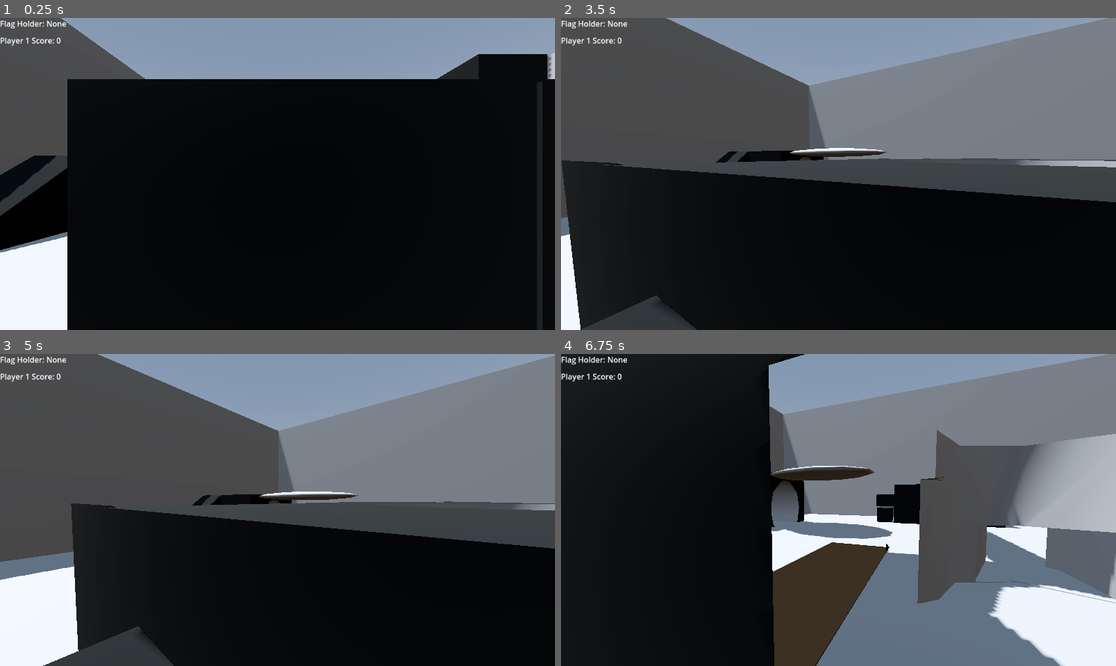
Above: before the commit, frames 1-4 (two rows, left to right).
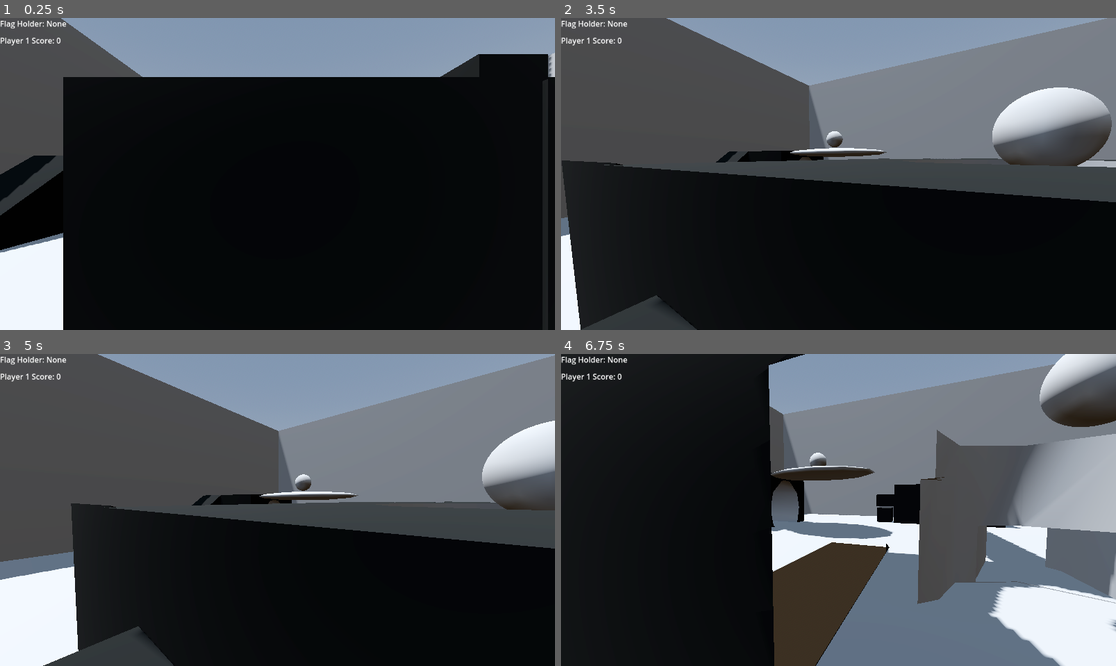
Above: after the commit, the same moments.

Repository: cullendales/banner-bash
Game: Godot game, scene res://scenes/map.tscn
Same seed, same stepped clock (60 frames per second), same inputs: the game is played once before the commit and once after it.
Inputs (mouse positions are in pixels of both pictures, inside the frame that each line leads up to):
- Up to frame 1 (0.25 s): no input
- Up to frame 2 (3.5 s): move the mouse to (960, 158) at 0.52 s; hold D (move_right) 0.53-1.28 s; tap C (crouch) at 0.6, 2.85 s; click (960, 158) at 0.67 s; tap Space (jump) at 0.77, 1.52, 2.75, 3.02 s; move the mouse to (810, 174) at 1.27 s; hold W (move_forward) from 1.28 s (still down); tap F (freefly) at 1.35 s; tap Enter at 2 s; move the mouse to (849, 167) at 2.02 s; tap Shift (sprint) at 2.1 s; move the mouse to (832, 180) at 2.77 s; click (832, 180) at 2.92 s
- Up to frame 3 (5 s): keep holding W (move_forward); move the mouse to (316, 513) at 3.52 s; tap F (freefly) at 3.6 s; tap Space (jump) at 3.77, 4.52 s; tap Enter at 4.25 s; move the mouse to (233, 506) at 4.27 s; tap Shift (sprint) at 4.35 s
- Up to frame 4 (6.75 s): move the mouse to (844, 510) at 5.02 s; tap C (crouch) at 5.1 s; click (844, 510) at 5.17 s; move the mouse to (816, 503) at 5.77 s; release W (move_forward) at 5.78 s; hold D (move_right) 5.78-6.53 s; tap F (freefly) at 5.85 s; tap Space (jump) at 6.02, 6.5 s; move the mouse to (866, 510) at 6.52 s; hold W (move_forward) from 6.53 s (still down); tap Shift (sprint) at 6.6 s

The runs differ from the first frame. In frame 1, 1.0% of the frame differs, in the area x 0-100%, y 11-100%; in frame 2, 4.2%, in the area x 47-100%, y 22-48%; in frame 3, 2.9%; in frame 4, 2.8%.

Commit message:
add .tmp to gitignore and added powerups to map

Diff:
--- a/scenes/map.tscn
+++ b/scenes/map.tscn
@@ -258,13 +258,13 @@
 transform = Transform3D(1, 0, 0, 0, 1, 0, 0, 0, 1, -0.1, 0, 0)
 
 [node name="Player 1" parent="Game" instance=ExtResource("2_gldc4")]
-transform = Transform3D(1, 0, 0, 0, 1, 0, 0, 0, 1, 4, -1.3, 3.84272)
+transform = Transform3D(1, 0, 0, 0, 1, 0, 0, 0, 1, 4, -1.3, 3.82549)
 
 [node name="HUD" parent="." instance=ExtResource("3_gldc4")]
 
 [node name="Powerup3" parent="." instance=ExtResource("4_0cso3")]
-transform = Transform3D(1, 0, 0, 0, 1, 0, 0, 0, 1, 4.69021, -1.00385, 12.8089)
+transform = Transform3D(1, 0, 0, 0, 1, 0, 0, 0, 1, 8.17475, 0.862708, -0.0451691)
 powerup_type = "jump"
 
 [node name="Powerup2" parent="." instance=ExtResource("4_0cso3")]
-transform = Transform3D(1, 0, 0, 0, 1, 0, 0, 0, 1, 2.6161, -1.32752, 10.3163)
+transform = Transform3D(1, 0, 0, 0, 1, 0, 0, 0, 1, 0.621933, 1.64298, -7.42617)
Not shown: 1 places in scenes/map.tscn that only renumber resources
Not shown, changed: .gitignore
